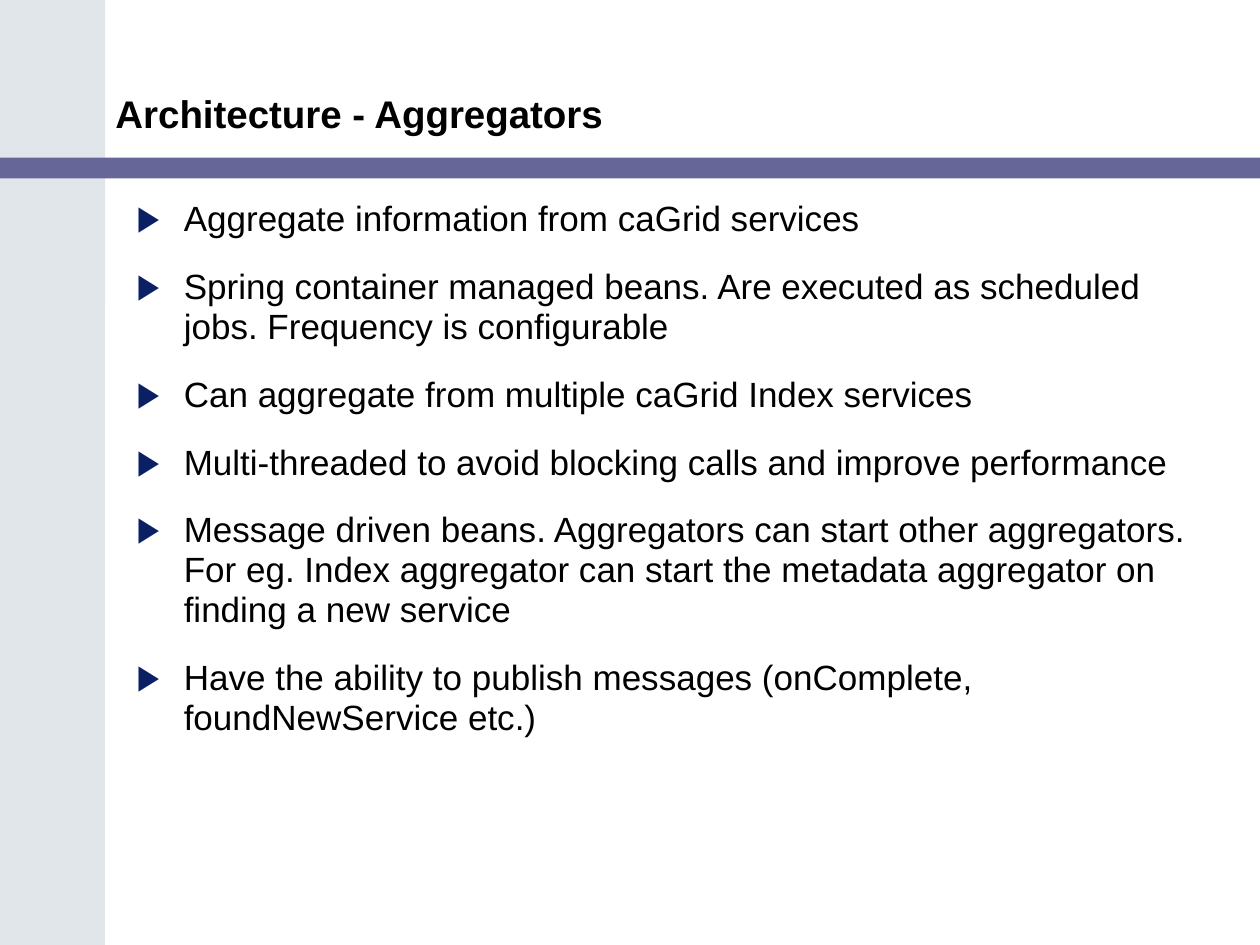
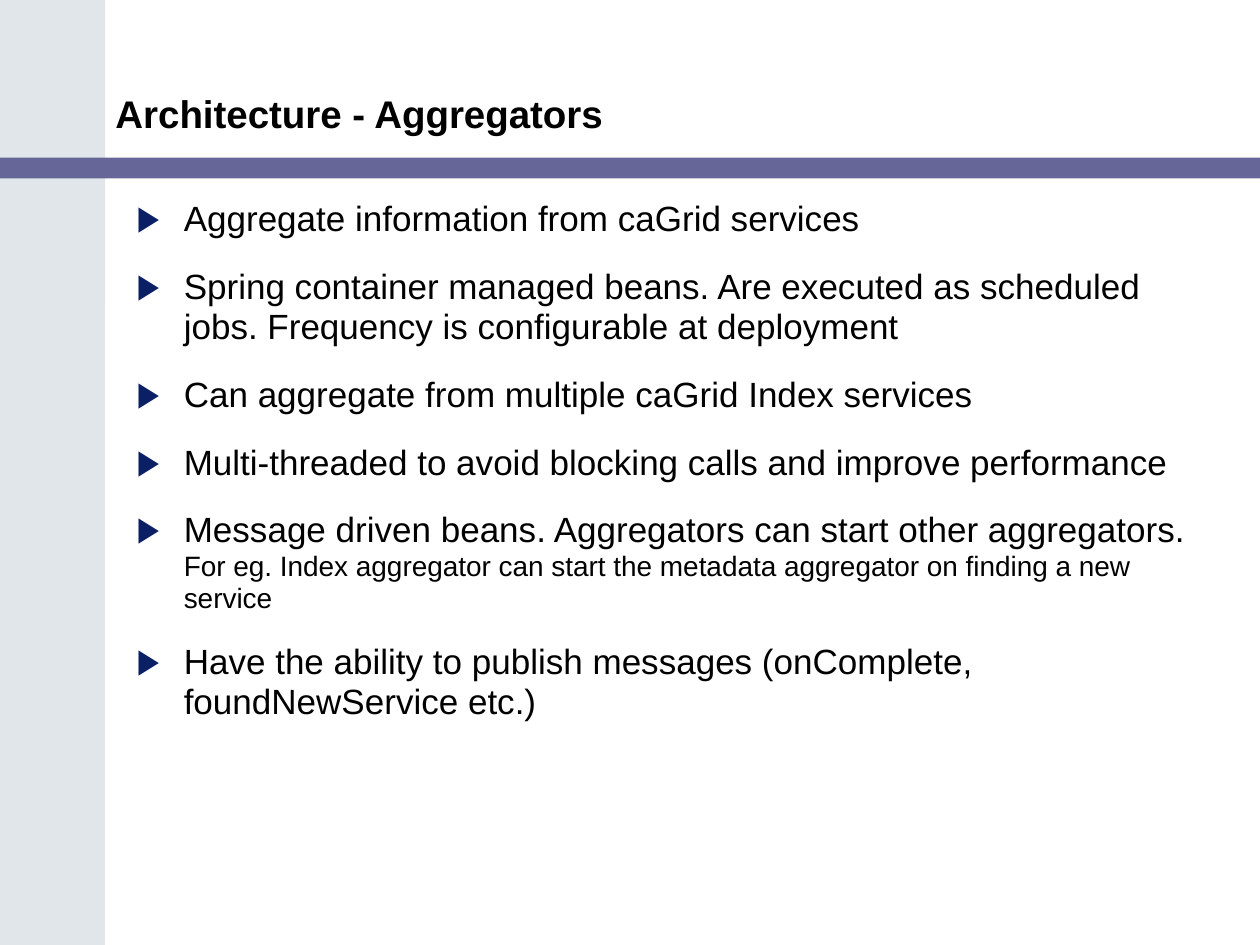
Before and after one commit to NCIP/cagrid-portal, a slide deck: slide 15 of cagrid-1-0/Documentation/presentations/200607_VCDE_ARCH/Portal_Arch_VCDE_2006_07.ppt (slide 14 before the commit). Drawn at 1260x945 pixels with LibreOffice and Linux fonts; fonts in the diff are those of the drawing; background and template pictures are left out. Boxes give left, top, right and bottom in pixels: in the first picture for what was removed or moved away, otherwise in the second. Text is boxed around its words. In the diff, an @@ line names an element or a change of style, - is before the commit and + after.

```diff
--- a/cagrid-1-0/Documentation/presentations/200607_VCDE_ARCH/Portal_Arch_VCDE_2006_07.ppt
+++ b/cagrid-1-0/Documentation/presentations/200607_VCDE_ARCH/Portal_Arch_VCDE_2006_07.ppt
@@ text at (184, 273, 1140, 346): text changed @@
-▶ Spring container managed beans. Are executed as scheduled jobs. Frequency is configurable
+▶ Spring container managed beans. Are executed as scheduled jobs. Frequency is configurable at deployment
@@ text at (184, 516, 1185, 609): size 20 to 16 pt in "For eg. Index aggregator can start the ..." @@
```
Also in this commit, not shown: 6 other slides changed, 2 slides added.
